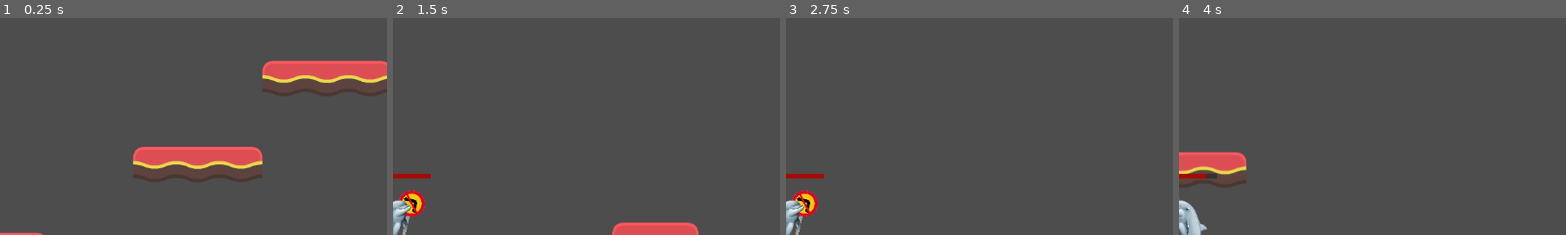
Above: before the commit, frames 1-4 (left to right).
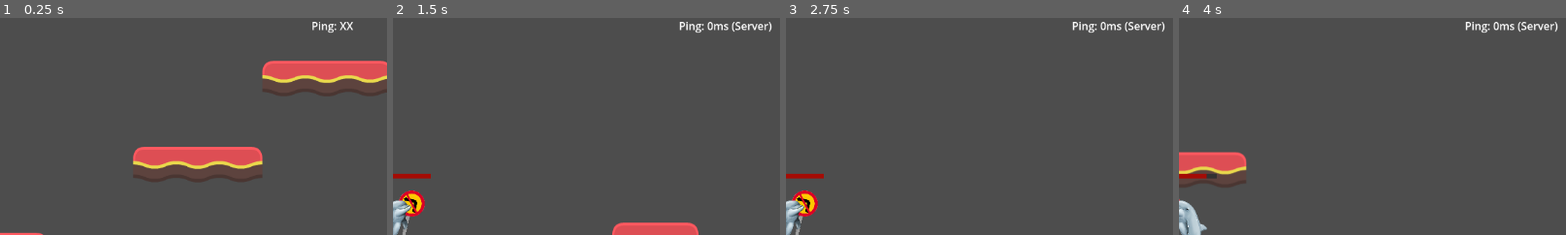
Above: after the commit, the same moments.

Repository: A-vd-E/Eget-spel
Game: Godot game, scene res://scenes/main.tscn
The game is run twice, just before and just after one commit, with the same random seed, the same clock (stepped at 60 frames per second) and the same inputs. The engine's default icon, where the game draws it, is replaced by a stand-in: a white triangle on a blue panel in a dark square.
Inputs (mouse positions are % of the whole screen's width and height, from its top left):
- Up to frame 1 (0.25 s): no input
- Up to frame 2 (1.5 s): click (4, 13) at 0.52 s; type "12" at 0.6 s; click "Host" at 1.25 s
- Up to frame 3 (2.75 s): hold D (right) from 2.03 s (still down); tap C (dash) at 2.1 s; tap Space (jump) at 2.27 s
- Up to frame 4 (4 s): tap X (melee_attack) at 2.85 s; tap Space (jump) at 3.02 s; release D (right) at 3.53 s; hold A (left) from 3.53 s (still down); tap F (ranged_attack) at 3.6 s
The pictures show only the part of the screen within x 50-99%, y 0-50%; the shares and areas given below are measured in that part.

The runs differ from the first frame. In frame 1, 0.2% of the frame differs, in the area x 80-92%, y 1-7%; in frame 2, 0.5%, in the area x 73-98%, y 1-7%; in frame 3, 0.5%; in frame 4, 0.5%.

Commit message:
Fix #42. Add dedicated server functionality. Implement other network tweaks (ping, resets)

Diff:
--- a/scenes/main.tscn
+++ b/scenes/main.tscn
@@ -2,6 +2,7 @@
 
 [ext_resource type="Script" uid="uid://b2dcx4ee6ifgm" path="res://scripts/networking/main.gd" id="1_0wfyh"]
 [ext_resource type="PackedScene" uid="uid://dpqj4j2io8od3" path="res://scenes/world1.tscn" id="2_0wfyh"]
+[ext_resource type="Script" uid="uid://bflaus43ofuef" path="res://scenes/ping_label.gd" id="2_sugp2"]
 
 [node name="Main" type="Node2D" unique_id=10254011]
 script = ExtResource("1_0wfyh")
@@ -26,6 +27,20 @@
 layout_mode = 2
 placeholder_text = "Enter IP"
 alignment = 1
+
+[node name="PingLabel" type="Label" parent="CanvasLayer" unique_id=1545633055]
+anchors_preset = 1
+anchor_left = 1.0
+anchor_right = 1.0
+offset_left = -173.0
+offset_bottom = 23.0
+grow_horizontal = 0
+text = "Ping: XX"
+horizontal_alignment = 1
+vertical_alignment = 1
+autowrap_mode = 2
+script = ExtResource("2_sugp2")
+update_interval = 0.5
 
 [node name="World" type="Node2D" parent="." unique_id=2075515441]
 
--- /dev/null
+++ b/scenes/ping_label.gd
@@ -0,0 +1,45 @@
+extends Label
+
+var update_timer: float = 0.0
+@export var update_interval: float = 1.0 # Update every second
+
+func _process(delta: float) -> void:
+	# Only run if we are actually connected to a network
+	if not multiplayer.has_multiplayer_peer():
+		visible = false
+		return
+
+	update_timer += delta
+	if update_timer >= update_interval:
+		update_timer = 0.0
+		_update_ping_display()
+
+func _update_ping_display() -> void:
+	# If we are the server (dedicated or host), ping is technically 0
+	if multiplayer.is_server():
+		text = "Ping: 0ms (Server)"
+		visible = true # Or set to false if you don't want the server to see it
+		return
+
+	# We are a client. We want to see the latency to the server (ID 1)
+	var peer = multiplayer.multiplayer_peer
+
+	if peer is ENetMultiplayerPeer:
+		# Peer 1 is always the server
+		var server_peer = peer.get_peer(1)
+
+		# ENet tracks RTT (Round Trip Time) automatically in milliseconds
+		var rtt = server_peer.get_statistic(ENetPacketPeer.PEER_ROUND_TRIP_TIME)
+
+		text = "Ping: %dms" % rtt
+		visible = true
+
+		# Optional: Change color based on ping
+		if rtt < 60:
+			modulate = Color.GREEN
+		elif rtt < 150:
+			modulate = Color.YELLOW
+		else:
+			modulate = Color.RED
+	else:
+		visible = false
--- a/scripts/networking/main.gd
+++ b/scripts/networking/main.gd
@@ -1,11 +1,19 @@
 extends Node2D
+
+func _ready() -> void:
+	# If launched with the feature tag or --server argument, start dedicated server automatically
+	if OS.has_feature("dedicated_server") or "--server" in OS.get_cmdline_args():
+		print("Starting Dedicated Server...")
+		toggle_ui(false)
+		# Pass 'true' to indicate this is a dedicated server
+		Network._become_host(true)
 
 # Moved all the button logic here to separate from networking.
 func _on_host_button_pressed() -> void:
 	print("Host button pressed")
 	toggle_ui(false)
-	Network._become_host()
-	pass
+	# Pass false to indicate this is a Host (Server + Player), not a Dedicated Server
+	Network._become_host(false)
 
 func _on_join_button_pressed() -> void:
 	print("Join button pressed")
@@ -16,4 +24,4 @@
 
 
 func toggle_ui(show: bool):
-	$CanvasLayer.visible = show
+	$CanvasLayer/VBoxContainer.visible = show
--- a/scripts/networking/network.gd
+++ b/scripts/networking/network.gd
@@ -18,6 +18,7 @@
 
 #@onready var host_button = get_node("../CanvasLayer/VBoxContainer/HostButton")
 #@onready var join_button = get_node("../CanvasLayer/VBoxContainer/JoinButton")
+var is_dedicated_server: bool = false
 var ip_input
 
 
@@ -27,23 +28,40 @@
 	#multiplayer.server_disconnected.connect(_on_server_disconnected)
 	pass
 
-func _become_host() -> void:
-	print("Starting host")
+# Helper to prevent trying to start the server again when reloading the scene
+func is_server_running() -> bool:
+	if multiplayer.multiplayer_peer == null:
+		return false
+	if multiplayer.multiplayer_peer is OfflineMultiplayerPeer:
+		return false
+	return multiplayer.multiplayer_peer.get_connection_status() != MultiplayerPeer.CONNECTION_DISCONNECTED
+
+func _become_host(dedicated: bool = false) -> void:
+	is_dedicated_server = dedicated
+	print("Starting host. Dedicated: ", dedicated)
+
 	_player_spawn_node = get_tree().current_scene.get_node("SpawningContainers").get_node("Players")
 	_enemy_spawn_node = get_tree().current_scene.get_node("SpawningContainers").get_node("Enemies")
 
-	var peer = ENetMultiplayerPeer.new()
-	peer.create_server(PORT)
+	# Only create server boundaries if it's not currently running (important for the scene reload trick)
+	if not is_server_running():
+		var peer = ENetMultiplayerPeer.new()
+		peer.create_server(PORT)
 
-	multiplayer.multiplayer_peer = peer
+		multiplayer.multiplayer_peer = peer
 
-	multiplayer.peer_connected.connect(_add_player)
-	multiplayer.peer_disconnected.connect(remove_player)
-	multiplayer.server_disconnected.connect(_on_server_disconnected)
+		multiplayer.peer_connected.connect(_add_player)
+		multiplayer.peer_disconnected.connect(remove_player)
+		multiplayer.server_disconnected.connect(_on_server_disconnected)
 
+	# Only spawn a player for the server machine if it's NOT a dedicated server
+	if not dedicated:
+		_add_player(multiplayer.get_unique_id())
 
-	_add_player(multiplayer.get_unique_id())
+	_spawn_initial_state()
 
+func _spawn_initial_state() -> void:
+	_enemy_id_counter = -1
 	_spawn_enemy(Vector2(-400, 300)) # temporary positions and spawns
 	_spawn_enemy(Vector2(500, 100))
 
@@ -102,9 +120,18 @@
 
 func remove_player(id):
 	print("Player %s disconnected" % id)
-	var player = _player_spawn_node.get_node_or_null(str(id))
-	if player:
-		player.queue_free()
+	if _player_spawn_node:
+		var player = _player_spawn_node.get_node_or_null(str(id))
+		if player:
+			player.queue_free()
+
+	# If this is a dedicated server and there are no clients left, reset the game state
+	if is_dedicated_server and multiplayer.get_peers().is_empty():
+		call_deferred("reset_game_state")
+
+func reset_game_state():
+	print("No players remaining. Resetting game state...")
+	get_tree().reload_current_scene()
 
 func _on_server_disconnected():
 	get_tree().reload_current_scene()
Not shown, added: scenes/ping_label.gd.uid
